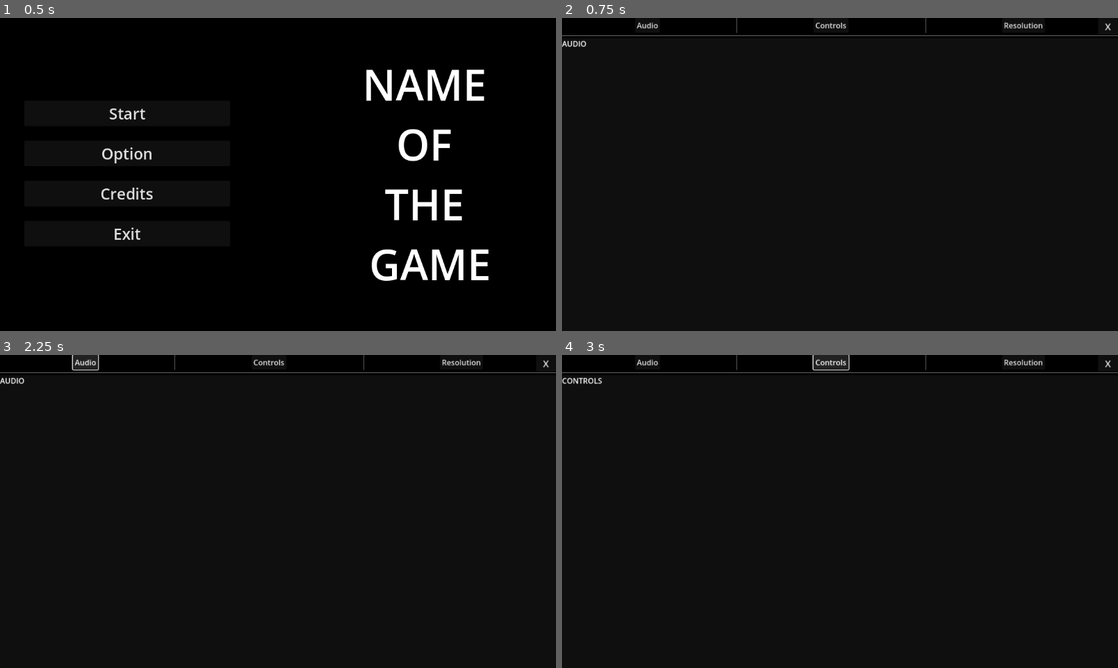
Above: before the commit, frames 1-4 (two rows, left to right).
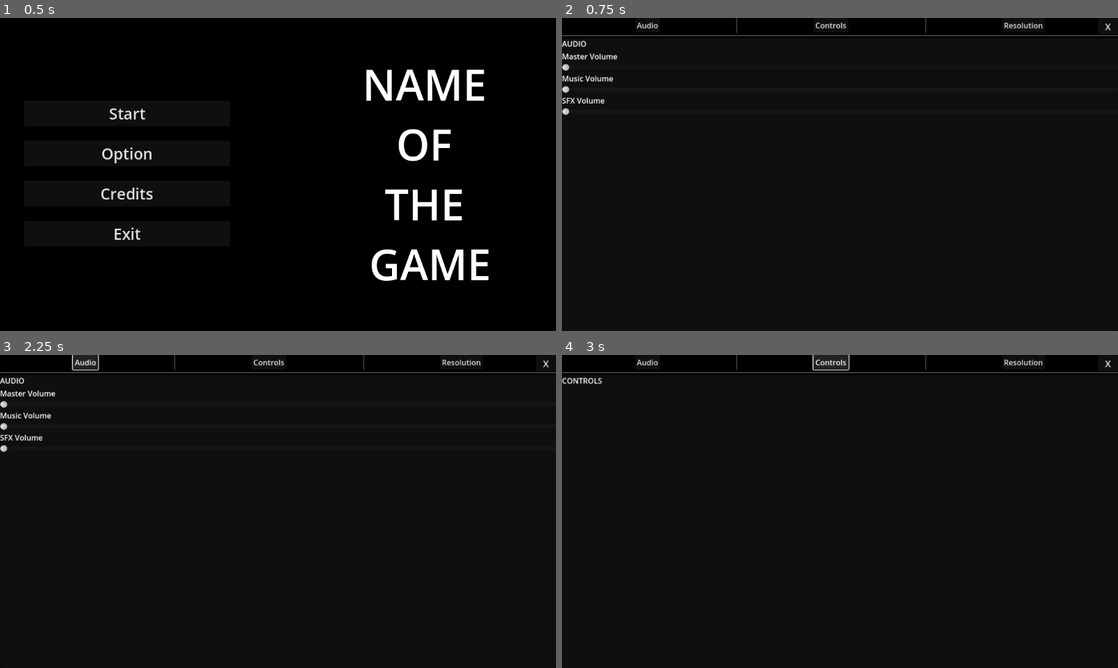
Above: after the commit, the same moments.

Repository: fabio98p/Godot_Template
Game: Godot game, scene res://Menus/MainMenu/main_menu.tscn
Same seed, same stepped clock (60 frames per second), same inputs: the game is played once before the commit and once after it. The engine's default icon, where the game draws it, is replaced by a stand-in: a white triangle on a blue panel in a dark square. Sound files missing from this copy of the repository are replaced by a short silence.
Inputs:
- Up to frame 1 (0.5 s): no input
- Up to frame 2 (0.75 s): click "Option" at 0.5 s
- Up to frame 3 (2.25 s): click "Credits" at 1.25 s; click "Audio" at 2 s
- Up to frame 4 (3 s): click "Controls" at 2.75 s

Frame 1 is identical in both runs. In frame 2, 0.4% of the frame differs, in the area x 0-10%, y 11-32%; in frame 3, 0.4%; in frame 4, nothing differs.

Commit message:
add basic music "without licence" and edit audio options

Diff:
--- /dev/null
+++ b/GlobalScripts/Options.gd
@@ -0,0 +1,8 @@
+extends Node
+
+var audio_master_volume_option = 0
+var audio_music_volume_option = 0
+var audio_sfx_volume_option = 0
+
+func _ready() -> void:
+	pass
--- a/GlobalScripts/Utils.gd
+++ b/GlobalScripts/Utils.gd
@@ -1,15 +1,14 @@
 extends Node
 
-func play_sfx(path: String, bus: String = "Master") -> void:
-    var player := AudioStreamPlayer.new()
-    add_child(player)
+func play_sfx(path: String, bus: String = "Master", volume: float = 0) -> void:
+	var audioStreamPlayer := AudioStreamPlayer.new()
+	add_child(audioStreamPlayer)
 
-    # imposto lo stream e il bus
-    player.stream = load(path)
-    player.bus = bus
+	# setup and istanziate the audioStreamPlayer
+	audioStreamPlayer.stream = load(path)
+	audioStreamPlayer.bus = bus
+	audioStreamPlayer.volume_db = volume
+	audioStreamPlayer.play()
 
-    # riproduci
-    player.play()
-
-    # quando finisce il suono, libera il nodo
-    player.finished.connect(player.queue_free)
+	# remove audioStramPlayer after the end of the sound
+	audioStreamPlayer.finished.connect(audioStreamPlayer.queue_free)
--- a/Menus/MainMenu/main_menu.gd
+++ b/Menus/MainMenu/main_menu.gd
@@ -2,12 +2,15 @@
 @onready var option_menu: PanelContainer = $Option_menu
 
 func _on_start_pressed() -> void:
+	Utils.play_sfx("res://Assets/Sound/SFX/Jump.mp3", "SFX", 0)
 	get_tree().change_scene_to_file("res://Levels/level_1.tscn")
 
 func _on_option_pressed() -> void:
+	Utils.play_sfx("res://Assets/Sound/SFX/Jump.mp3", "SFX", 0)
 	option_menu.visible = true
 
 func _on_credits_pressed() -> void:
+	Utils.play_sfx("res://Assets/Sound/SFX/Jump.mp3", "SFX", 0)
 	print("start credits")
 
 func _on_exit_pressed() -> void:
--- a/Menus/MainMenu/main_menu.tscn
+++ b/Menus/MainMenu/main_menu.tscn
@@ -1,7 +1,8 @@
-[gd_scene load_steps=4 format=3 uid="uid://bkv8tqjbut3x4"]
+[gd_scene load_steps=5 format=3 uid="uid://bkv8tqjbut3x4"]
 
 [ext_resource type="Script" uid="uid://cjxuhaw0pt4gv" path="res://Menus/MainMenu/main_menu.gd" id="1_jf8mj"]
 [ext_resource type="PackedScene" uid="uid://cii30g83b4lg7" path="res://Menus/OprionsMenu/option_menu.tscn" id="2_p3jrs"]
+[ext_resource type="AudioStream" uid="uid://dwatbpycwuu12" path="res://Assets/Sound/Music/GameLoop2.mp3" id="3_qq57v"]
 
 [sub_resource type="StyleBoxFlat" id="StyleBoxFlat_p3jrs"]
 bg_color = Color(0, 0, 0, 1)
@@ -85,6 +86,10 @@
 grow_horizontal = 1
 grow_vertical = 1
 
+[node name="AudioStreamPlayer2D" type="AudioStreamPlayer2D" parent="."]
+stream = ExtResource("3_qq57v")
+autoplay = true
+
 [connection signal="pressed" from="HBoxContainer/MarginContainer/VBoxContainer/Start" to="." method="_on_start_pressed"]
 [connection signal="pressed" from="HBoxContainer/MarginContainer/VBoxContainer/Option" to="." method="_on_option_pressed"]
 [connection signal="pressed" from="HBoxContainer/MarginContainer/VBoxContainer/Credits" to="." method="_on_credits_pressed"]
--- /dev/null
+++ b/Menus/OprionsMenu/audio.gd
@@ -0,0 +1,27 @@
+extends PanelContainer
+
+@onready var master_h_slider: HSlider = %MasterHSlider
+var master_bus_name: String = "Master"
+var master_bus_index: int
+
+@onready var music_h_slider: HSlider = %MusicHSlider
+var music_bus_name: String = "Music"
+var music_bus_index: int
+
+@onready var sfxh_slider: HSlider = %SFXHSlider
+var sfx_bus_name: String = "SFX"
+var sfx_bus_index: int
+
+
+
+
+func _ready() -> void:
+	master_bus_index = AudioServer.get_bus_index(master_bus_name)
+	master_h_slider.connect("changed", _on_value_changed)
+
+
+func _on_value_changed(value:float) -> void:
+	AudioServer.set_bus_volume_db(
+		master_bus_index,
+		linear_to_db(value)
+	)
--- /dev/null
+++ b/Menus/OprionsMenu/audio.tscn
@@ -0,0 +1,40 @@
+[gd_scene load_steps=2 format=3 uid="uid://bhcgl4u1cp71i"]
+
+[ext_resource type="Script" uid="uid://fakdkfus40p6" path="res://Menus/OprionsMenu/audio.gd" id="1_ees0l"]
+
+[node name="Audio" type="PanelContainer"]
+size_flags_vertical = 3
+script = ExtResource("1_ees0l")
+
+[node name="VBoxContainer" type="VBoxContainer" parent="."]
+layout_mode = 2
+
+[node name="Label" type="Label" parent="VBoxContainer"]
+layout_mode = 2
+text = "AUDIO"
+
+[node name="Label2" type="Label" parent="VBoxContainer"]
+layout_mode = 2
+text = "Master Volume"
+
+[node name="MasterHSlider" type="HSlider" parent="VBoxContainer"]
+unique_name_in_owner = true
+layout_mode = 2
+max_value = 1.0
+step = 0.001
+
+[node name="Label3" type="Label" parent="VBoxContainer"]
+layout_mode = 2
+text = "Music Volume"
+
+[node name="MusicHSlider" type="HSlider" parent="VBoxContainer"]
+unique_name_in_owner = true
+layout_mode = 2
+
+[node name="Label4" type="Label" parent="VBoxContainer"]
+layout_mode = 2
+text = "SFX Volume"
+
+[node name="SFXHSlider" type="HSlider" parent="VBoxContainer"]
+unique_name_in_owner = true
+layout_mode = 2
--- a/Menus/OprionsMenu/option_menu.gd
+++ b/Menus/OprionsMenu/option_menu.gd
@@ -11,17 +11,22 @@
 	audio.visible = true
 	controls.visible = false
 	resolution.visible = false
+	Utils.play_sfx("res://Assets/Sound/SFX/Jump.mp3", "SFX", 0)
+
 
 func _on_controls_button_pressed() -> void:
 	audio.visible = false
 	controls.visible = true
 	resolution.visible = false
+	Utils.play_sfx("res://Assets/Sound/SFX/Jump.mp3", "SFX", 0)
 
 func _on_resolution_button_pressed() -> void:
 	audio.visible = false
 	controls.visible = false
 	resolution.visible = true
+	Utils.play_sfx("res://Assets/Sound/SFX/Jump.mp3", "SFX", 0)
+
 
 func _on_close_pressed() -> void:
-	print("aa")
 	visible = false
+	Utils.play_sfx("res://Assets/Sound/SFX/Jump.mp3", "SFX", 0)
--- a/Menus/OprionsMenu/option_menu.tscn
+++ b/Menus/OprionsMenu/option_menu.tscn
@@ -1,6 +1,7 @@
-[gd_scene load_steps=3 format=3 uid="uid://cii30g83b4lg7"]
+[gd_scene load_steps=4 format=3 uid="uid://cii30g83b4lg7"]
 
 [ext_resource type="Script" uid="uid://cbw24ebbkrj3m" path="res://Menus/OprionsMenu/option_menu.gd" id="1_v8jvg"]
+[ext_resource type="PackedScene" uid="uid://bhcgl4u1cp71i" path="res://Menus/OprionsMenu/audio.tscn" id="2_lsu76"]
 
 [sub_resource type="StyleBoxFlat" id="StyleBoxFlat_v8jvg"]
 bg_color = Color(0, 0, 0, 1)
@@ -55,17 +56,9 @@
 [node name="HSeparator" type="HSeparator" parent="VBoxContainer"]
 layout_mode = 2
 
-[node name="Audio" type="PanelContainer" parent="VBoxContainer"]
+[node name="Audio" parent="VBoxContainer" instance=ExtResource("2_lsu76")]
 unique_name_in_owner = true
 layout_mode = 2
-size_flags_vertical = 3
-
-[node name="VBoxContainer" type="VBoxContainer" parent="VBoxContainer/Audio"]
-layout_mode = 2
-
-[node name="Label" type="Label" parent="VBoxContainer/Audio/VBoxContainer"]
-layout_mode = 2
-text = "AUDIO"
 
 [node name="Controls" type="PanelContainer" parent="VBoxContainer"]
 unique_name_in_owner = true
--- /dev/null
+++ b/default_bus_layout.tres
@@ -0,0 +1,15 @@
+[gd_resource type="AudioBusLayout" format=3 uid="uid://tk05a74yn0a"]
+
+[resource]
+bus/1/name = &"Music"
+bus/1/solo = false
+bus/1/mute = false
+bus/1/bypass_fx = false
+bus/1/volume_db = 0.0
+bus/1/send = &"Master"
+bus/2/name = &"SFX"
+bus/2/solo = false
+bus/2/mute = false
+bus/2/bypass_fx = false
+bus/2/volume_db = 0.0
+bus/2/send = &"Master"
--- a/project.godot
+++ b/project.godot
@@ -19,6 +19,7 @@
 
 GS="*res://GlobalScripts/GS.gd"
 Utils="*res://GlobalScripts/Utils.gd"
+Options="*res://GlobalScripts/Options.gd"
 
 [display]
 
Not shown, added: Assets/Sound/Music/GameLoop1.mp3.import
Not shown, added: Assets/Sound/Music/GameLoop2.mp3.import
Not shown, added: Assets/Sound/Music/JingleLose.mp3.import
Not shown, added: Assets/Sound/Music/JingleWin.mp3.import
Not shown, added: Assets/Sound/Music/Wind.mp3.import
Not shown, added: Assets/Sound/Music/WindCreapy.mp3.import
Not shown, added: Assets/Sound/Music/WindCreapy2.mp3.import
Not shown, added: Assets/Sound/SFX/Jump.mp3.import
Not shown, added: Assets/Sound/SFX/ShortSteps.mp3.import
Not shown, added: Assets/Sound/SFX/Steps.mp3.import
Not shown, added: Assets/Sound/SFX/Sword.mp3.import
Not shown, added: Assets/Sound/SFX/leveldestruc.mp3.import
(and 14 more such lines)
